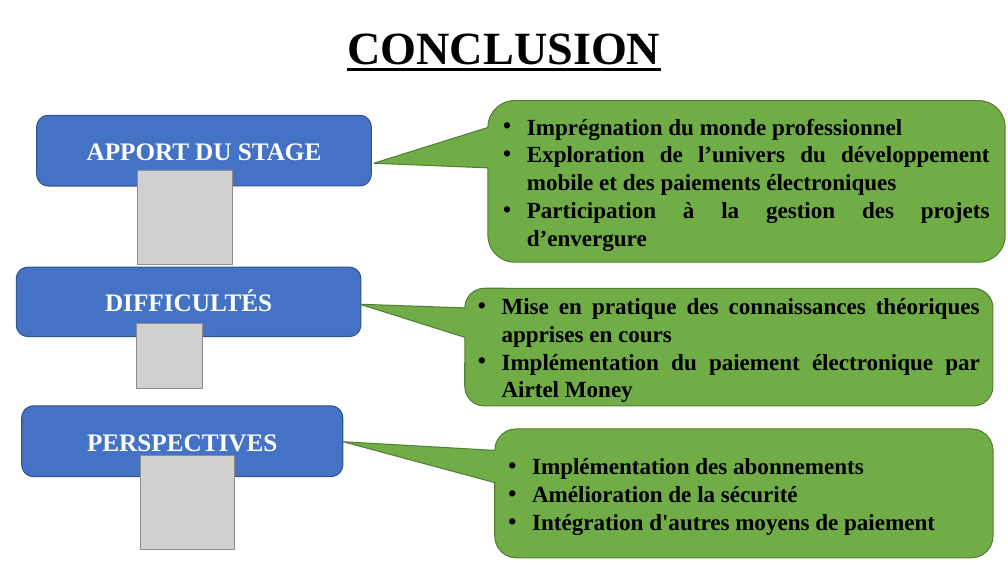
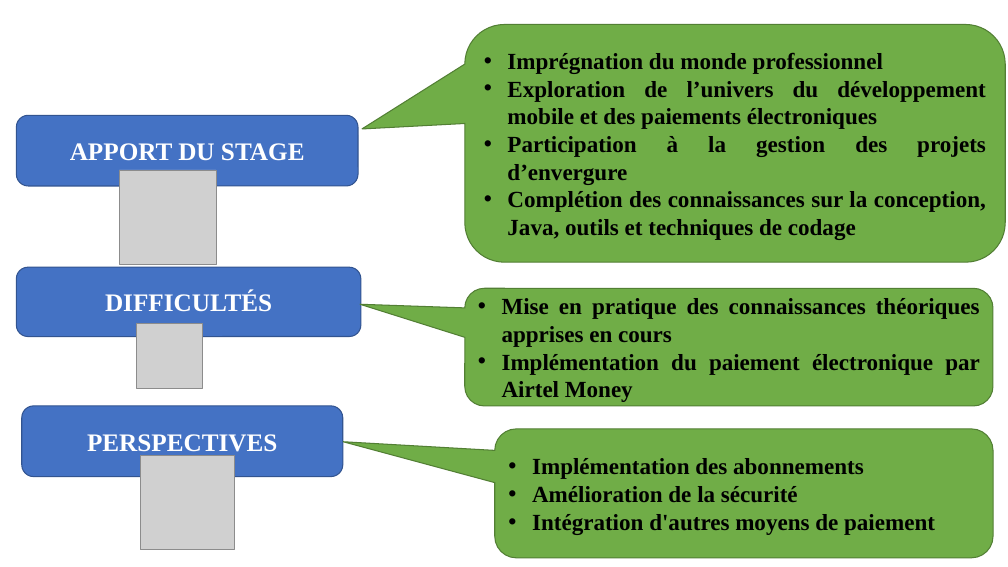
Before and after one commit to melaken/distdocs, a slide deck: slide 28 of Documents/theme/diapo.pptx. Drawn at 1008x567 pixels with LibreOffice and Linux fonts; fonts in the diff are those of the drawing; grey boxes stand for pictures. Boxes give left, top, right and bottom in pixels: in the first picture for what was removed or moved away, otherwise in the second. Text is boxed around its words. In the diff, an @@ line names an element or a change of style, - is before the commit and + after.

```diff
--- a/Documents/theme/diapo.pptx
+++ b/Documents/theme/diapo.pptx
@@ rounded speech box "Imprégnation du monde professionnel": place and size @@
-rounded speech box "Imprégnation du monde professionnel" at bbox=[488, 101, 1005, 262]
+rounded speech box "Imprégnation du monde professionnel" at bbox=[465, 24, 1006, 262]
@@ rounded speech box "Imprégnation du monde professionnel" at bbox=[465, 24, 1006, 262]: proportions changed @@
@@ title removed at bbox=[347, 33, 660, 71] @@
-CONCLUSION
@@ rounded rectangle "APPORT DU STAGE": place and size @@
-rounded rectangle "APPORT DU STAGE" at bbox=[37, 115, 372, 186]
+rounded rectangle "APPORT DU STAGE" at bbox=[17, 115, 358, 186]
@@ picture: place and size @@
-picture at bbox=[138, 170, 232, 265]
+picture at bbox=[119, 170, 216, 265]
@@ text in rounded speech box at bbox=[507, 191, 986, 240]: paragraph added @@
+• Complétion des connaissances sur la conception, Java, outils et techniques de codage
```
Also in this commit, not shown: 12 other slides changed, 35 other files.
